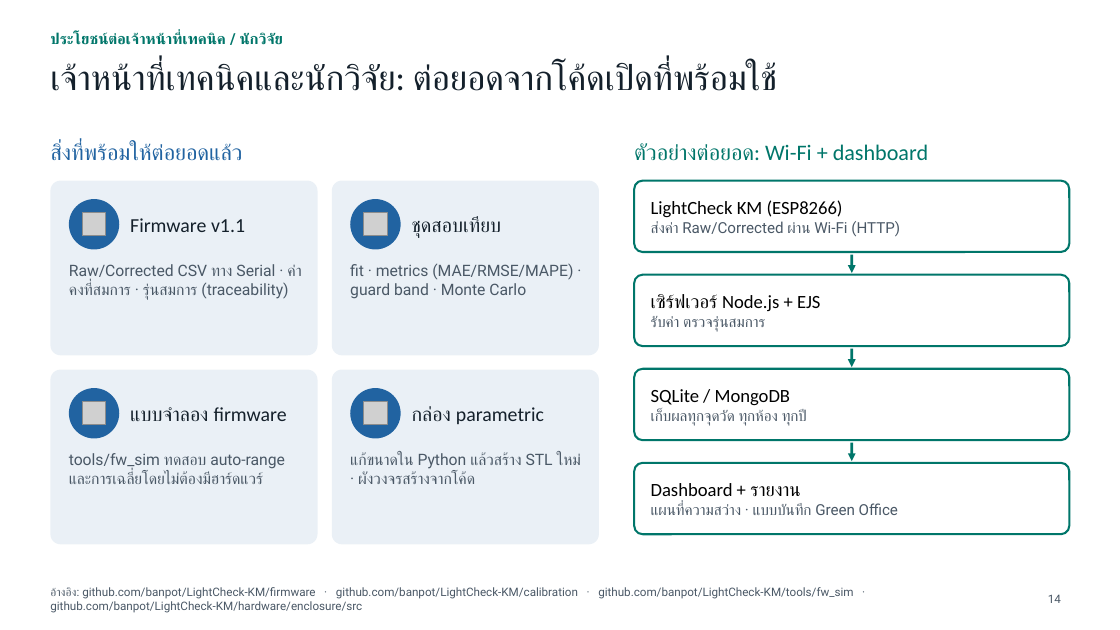
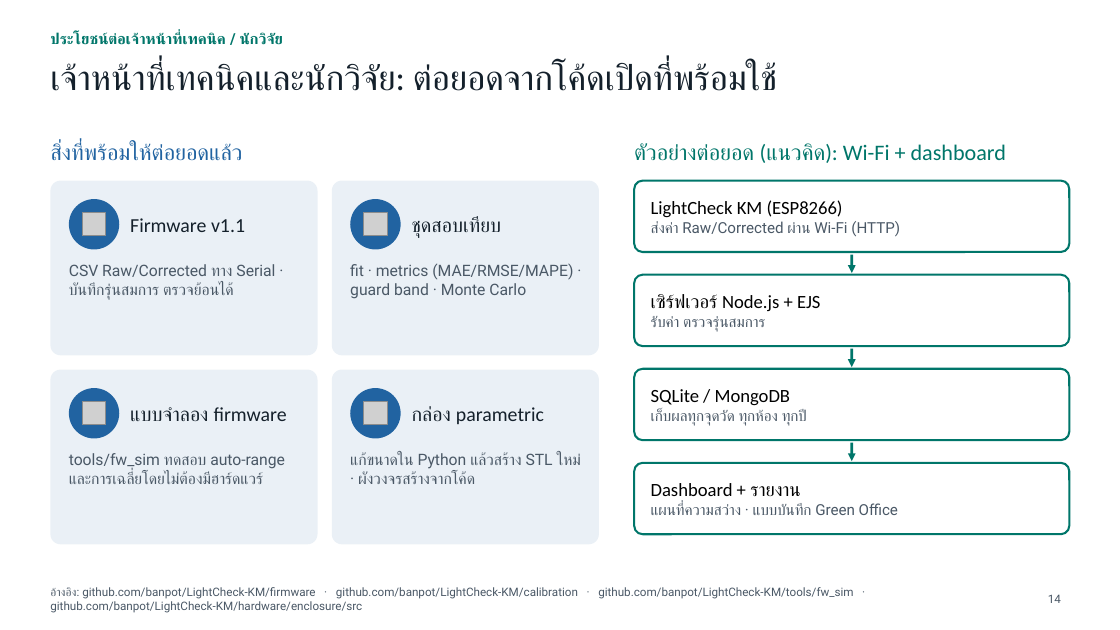
Before and after one commit to banpot/LightCheck-KM, a slide deck: slide 14 of presentation/LightCheck-KM_oral_KMDay2569.pptx. Drawn at 1120x630 pixels with LibreOffice and Linux fonts; fonts in the diff are those of the drawing; grey boxes stand for pictures; background and template pictures are left out. Boxes give left, top, right and bottom in pixels: in the first picture for what was removed or moved away, otherwise in the second. Text is boxed around its words. In the diff, an @@ line names an element or a change of style, - is before the commit and + after.

```diff
--- a/presentation/LightCheck-KM_oral_KMDay2569.pptx
+++ b/presentation/LightCheck-KM_oral_KMDay2569.pptx
@@ text at bbox=[634, 143, 1006, 163]: text changed @@
-ตัวอย่างต่อยอด: Wi-Fi + dashboard
+ตัวอย่างต่อยอด (แนวคิด): Wi-Fi + dashboard
@@ text at bbox=[69, 264, 275, 300]: text changed @@
-Raw/Corrected CSV ทาง Serial · ค่าคงที่สมการ · รุ่นสมการ (traceability)
+CSV Raw/Corrected ทาง Serial · บันทึกรุ่นสมการ ตรวจย้อนได้
```
Also in this commit, not shown: 11 other slides changed, 12 other files.
